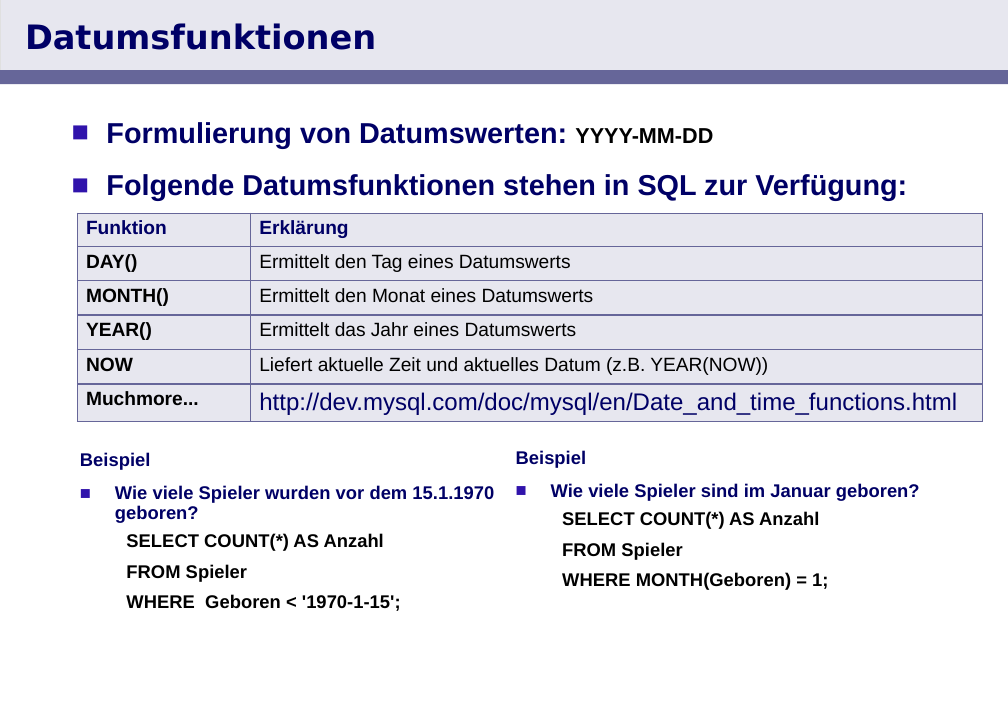
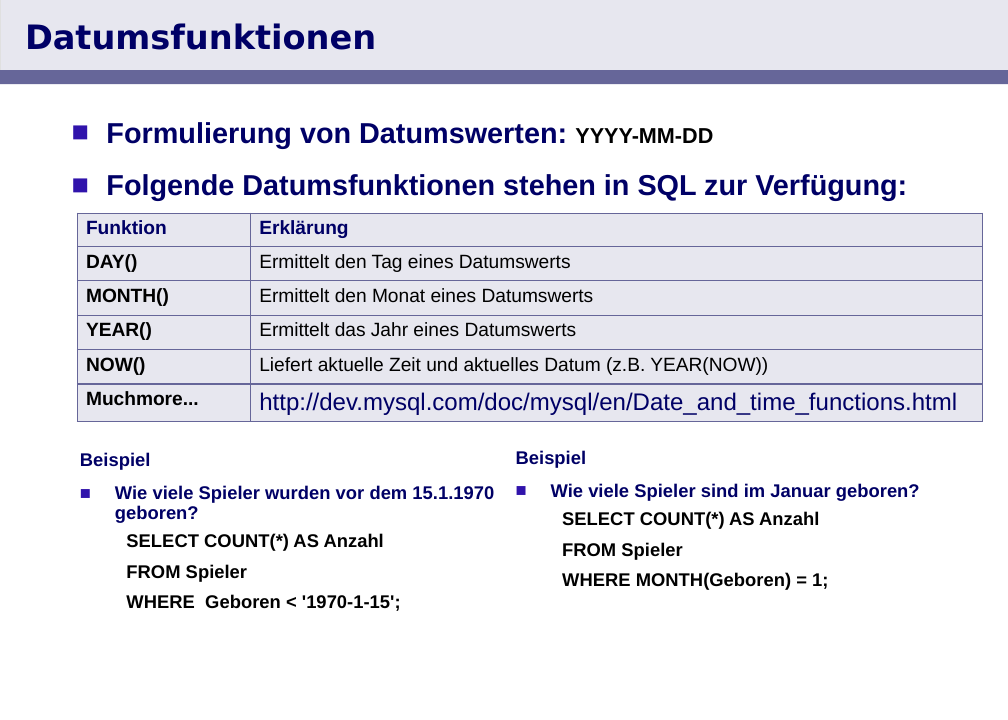
Before and after one commit to steinam/17_11FI2_AWP, a slide deck: slide 13 of woche_7/DB_ue8.ppt. Drawn at 1008x720 pixels with LibreOffice and Linux fonts; fonts in the diff are those of the drawing. Boxes give left, top, right and bottom in pixels: in the first picture for what was removed or moved away, otherwise in the second. Text is boxed around its words. In the diff, an @@ line names an element or a change of style, - is before the commit and + after.

```diff
--- a/woche_7/DB_ue8.ppt
+++ b/woche_7/DB_ue8.ppt
@@ table at (x1=78, y1=214, x2=984, y2=422) @@
-row 5, column 1: NOW
+row 5, column 1: NOW()
```
Also in this commit, not shown: 2 other files.
